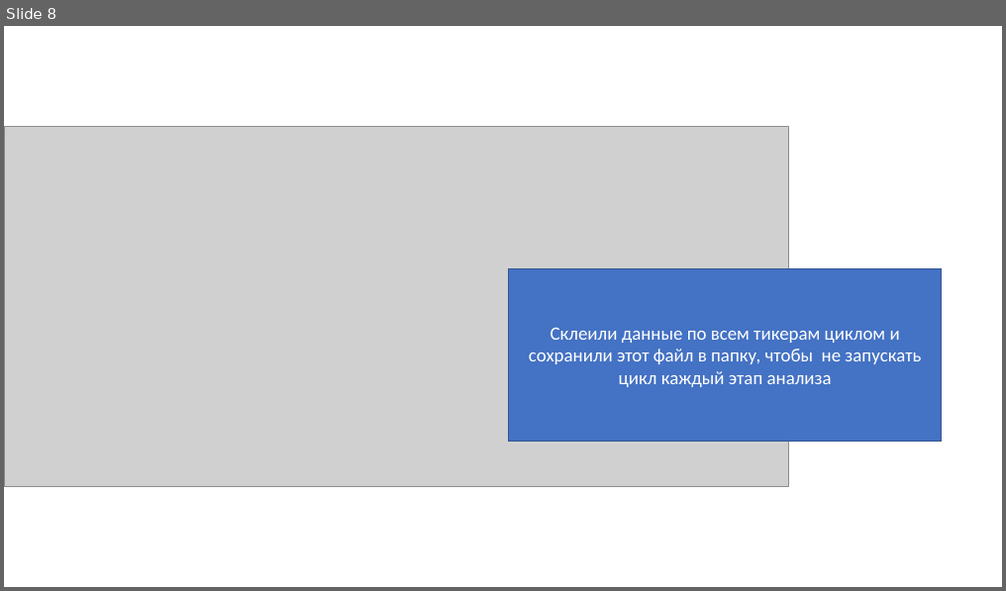
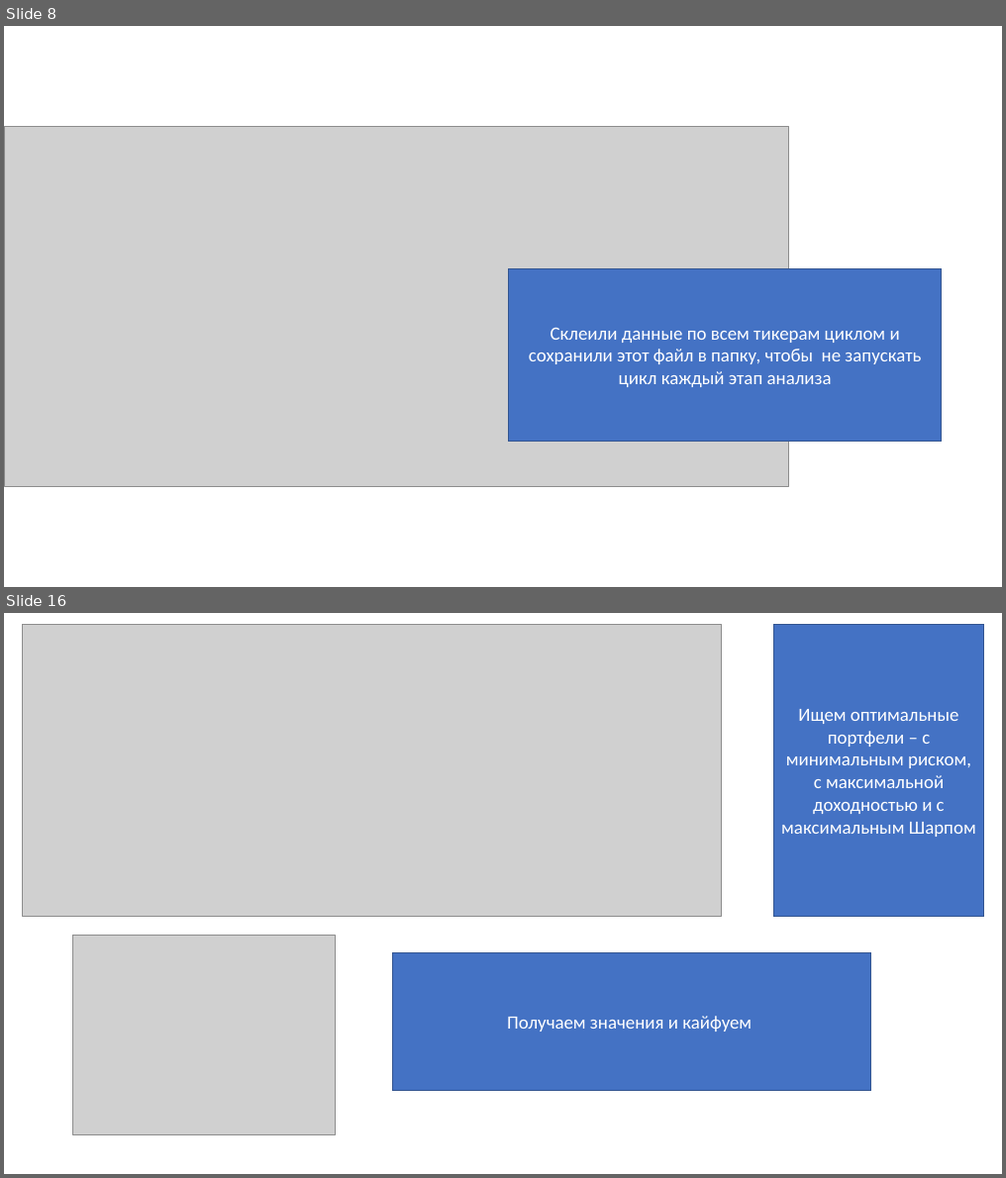
Before and after one commit to zarzir2022/sharp-research, a slide deck: PortfolioOptimum/Портфельный анализ.pptx. Shown one above the other, each under a label of ours: slide 8 before the commit, slides 8 and 16 after it; the slides between them are not shown. The pictures are 1006x591 and 1006x1178 pixels, drawn with LibreOffice and Linux fonts; fonts in the diff are those of the drawing; grey boxes stand for pictures. Boxes give left, top, right and bottom in pixels: in the first picture for what was removed or moved away, otherwise in the second. Text is boxed around its words. In the diff, an @@ line names an element or a change of style, - is before the commit and + after.

```diff
--- a/PortfolioOptimum/Портфельный анализ.pptx
+++ b/PortfolioOptimum/Портфельный анализ.pptx
@@ slide 16 added at (4, 613, 1002, 1174), background #FFFFFF @@
@@ picture added at (22, 624, 721, 917) @@
@@ rectangle added at (773, 624, 984, 917), fill #4472C4, outline #325491 1 pt, 18 pt, text #FFFFFF @@
+Ищем оптимальные портфели – с минимальным риском, с максимальной доходностью и с максимальным Шарпом
@@ picture added at (73, 936, 335, 1136) @@
@@ rectangle added at (392, 954, 870, 1091), fill #4472C4, outline #325491 1 pt, 18 pt, text #FFFFFF @@
+Получаем значения и кайфуем
```
Also in this commit, not shown: 1 slide changed, 7 other slides added, 1 slide removed, 2 other files.
